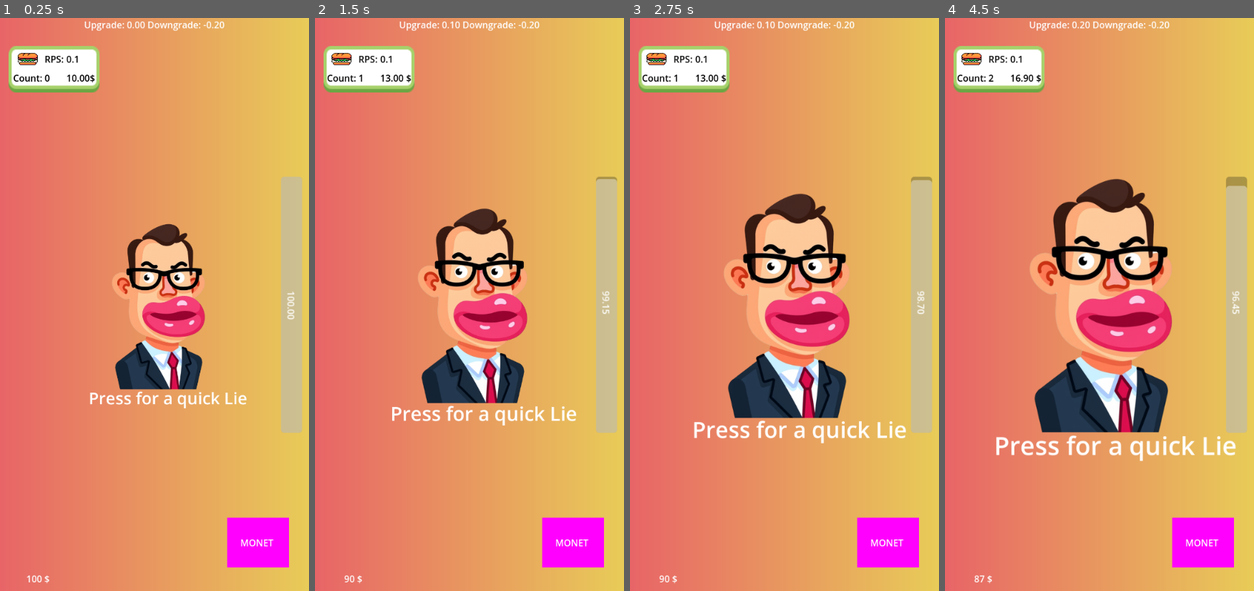
Above: before the commit, frames 1-4 (left to right).
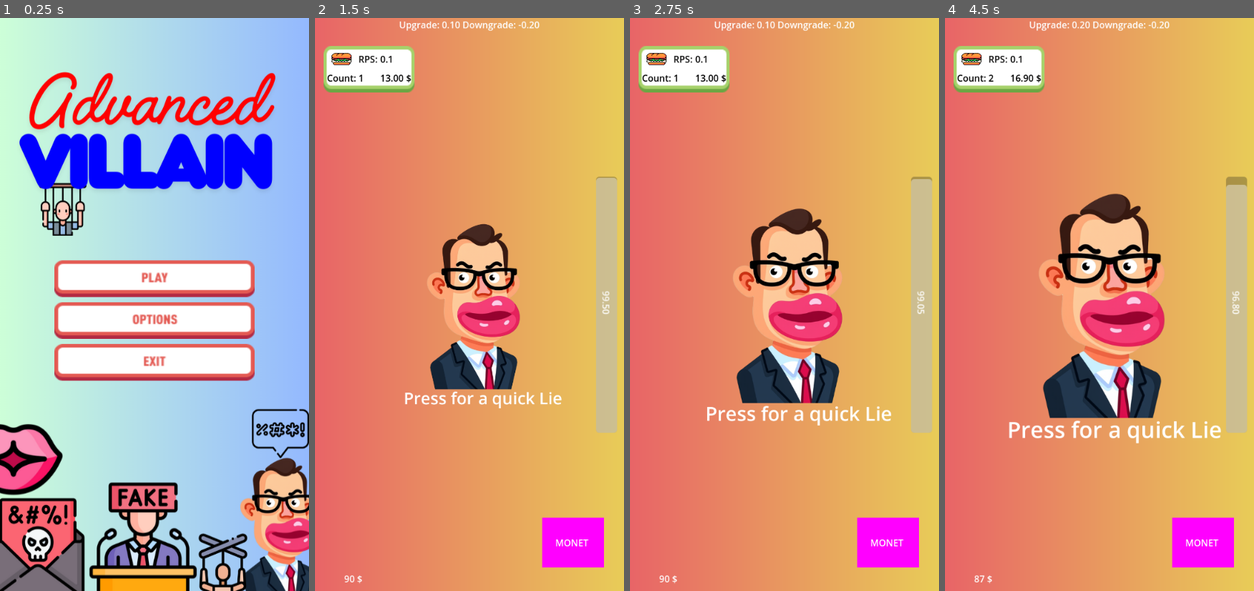
Above: after the commit, the same moments.

Repository: TeljeJedno/GGJ2025
Game: Godot game, scene res://Scenes/main_menu.tscn
Same seed, same stepped clock (60 frames per second), same inputs: the game is played once before the commit and once after it. Before the commit the project starts from res://Scenes/Main.tscn.
Inputs (mouse positions are in pixels of both pictures, inside the frame that each line leads up to):
- Up to frame 1 (0.25 s): no input
- Up to frame 2 (1.5 s): click (469, 281) at 0.52 s; click (367, 69) at 1.25 s
- Up to frame 3 (2.75 s): click "Press for a quick Lie" at 2 s
- Up to frame 4 (4.5 s): click "MONET" at 2.75 s; click (997, 69) at 3.5 s; click "Press for a quick Lie" at 4.25 s

The runs differ from the first frame. In frame 1, 99% of the frame differs, in the area x 0-100%, y 0-100%; in frame 2, 7.0%; in frame 3, 8.9%; in frame 4, 11%.

Commit message:
main menu fix

Diff:
--- a/Scenes/main_menu.tscn
+++ b/Scenes/main_menu.tscn
@@ -64,3 +64,5 @@
 texture_normal = ExtResource("6_lpshv")
 texture_hover = ExtResource("7_ux765")
 stretch_mode = 0
+
+[connection signal="pressed" from="VBoxContainer/Play" to="." method="_on_play_pressed"]
--- a/Scripts/main_menu.gd
+++ b/Scripts/main_menu.gd
@@ -5,7 +5,7 @@
 func _on_play_pressed():
 	print("Play button pressed!")
 	# Change to the game scene
-	get_tree().change_scene("res://Scenes/Main.tscn")  # Replace with your game scene path
+	get_tree().change_scene_to_file("res://Scenes/Main.tscn")  # Replace with your game scene path
 
 
 
--- a/project.godot
+++ b/project.godot
@@ -11,7 +11,7 @@
 [application]
 
 config/name="GGJ2025"
-run/main_scene="res://Scenes/Main.tscn"
+run/main_scene="res://Scenes/main_menu.tscn"
 config/features=PackedStringArray("4.3", "Mobile")
 config/icon="res://icon.svg"
 
